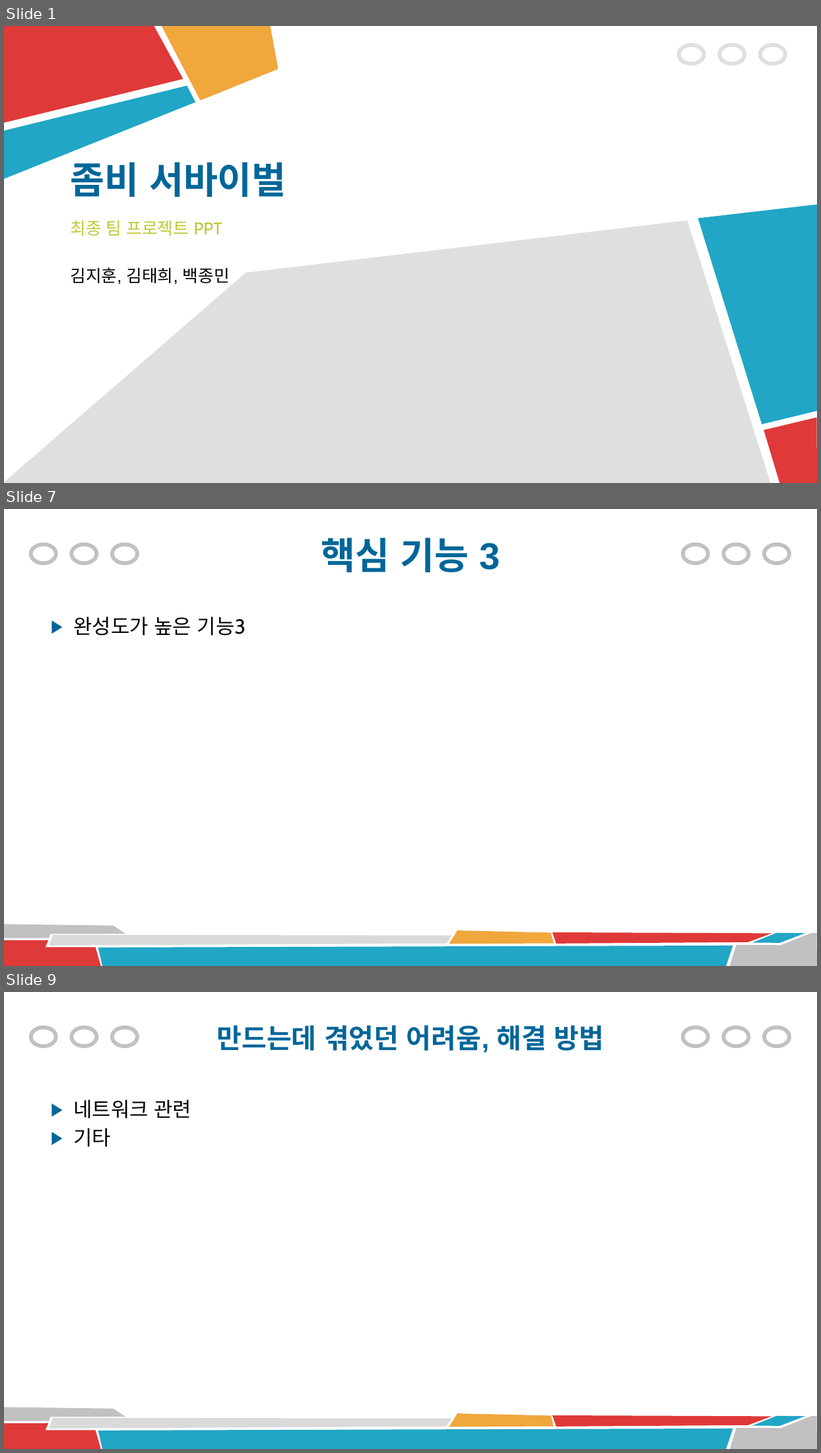
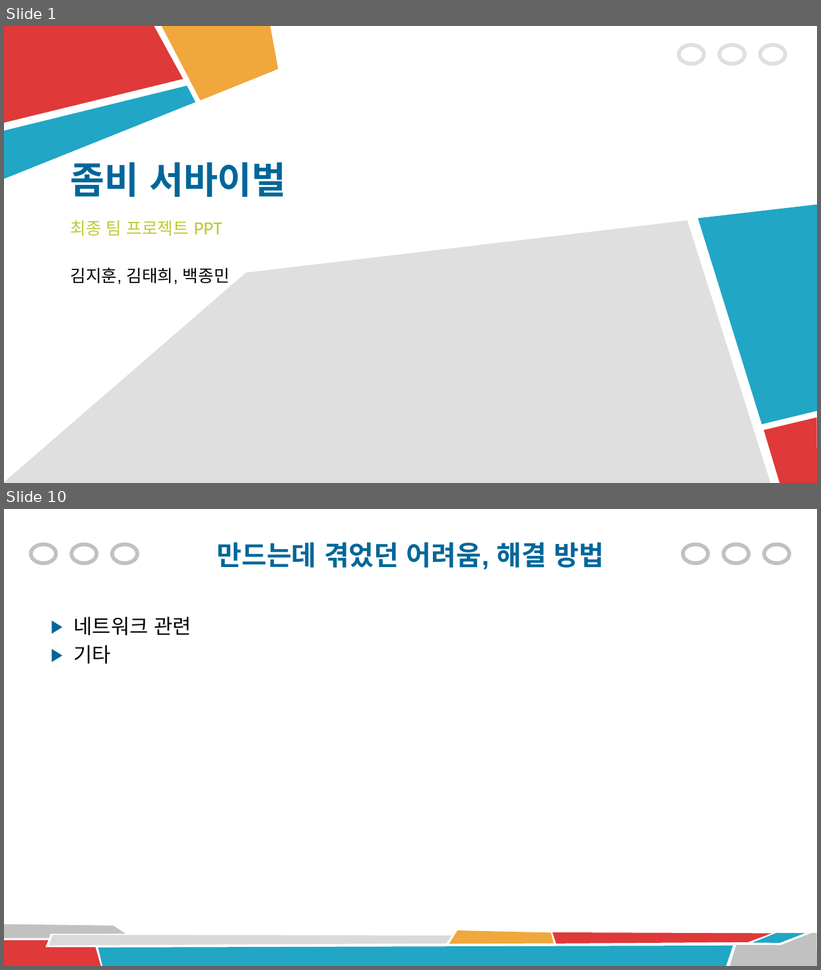
Before and after one commit to xogml01074/Final-Project, a slide deck: 최종 프로젝트(좀비 서바이벌).pptx. Shown one above the other, each under a label of ours: slides 1, 7 and 9 before the commit, slides 1 and 10 after it; the slides between them are not shown. The pictures are 821x1453 and 821x970 pixels, drawn with LibreOffice and Linux fonts; fonts in the diff are those of the drawing. Boxes give left, top, right and bottom in pixels: in the first picture for what was removed or moved away, otherwise in the second. Text is boxed around its words. In the diff, an @@ line names an element or a change of style, - is before the commit and + after.

```diff
--- a/최종 프로젝트(좀비 서바이벌).pptx
+++ b/최종 프로젝트(좀비 서바이벌).pptx
@@ slide 7 removed at (x1=4, y1=509, x2=817, y2=966), background #FFFFFF; not listed: 14 template elements that a slide beside it also shows @@
@@ title removed at (x1=321, y1=537, x2=500, y2=572) @@
-핵심 기능 3
@@ text removed at (x1=73, y1=617, x2=246, y2=636) @@
-▶ 완성도가 높은 기능3
@@ what was slide 9 is now slide 10 @@
```
Also in this commit, not shown: 6 slides changed, 2 slides added, 5 other files.
